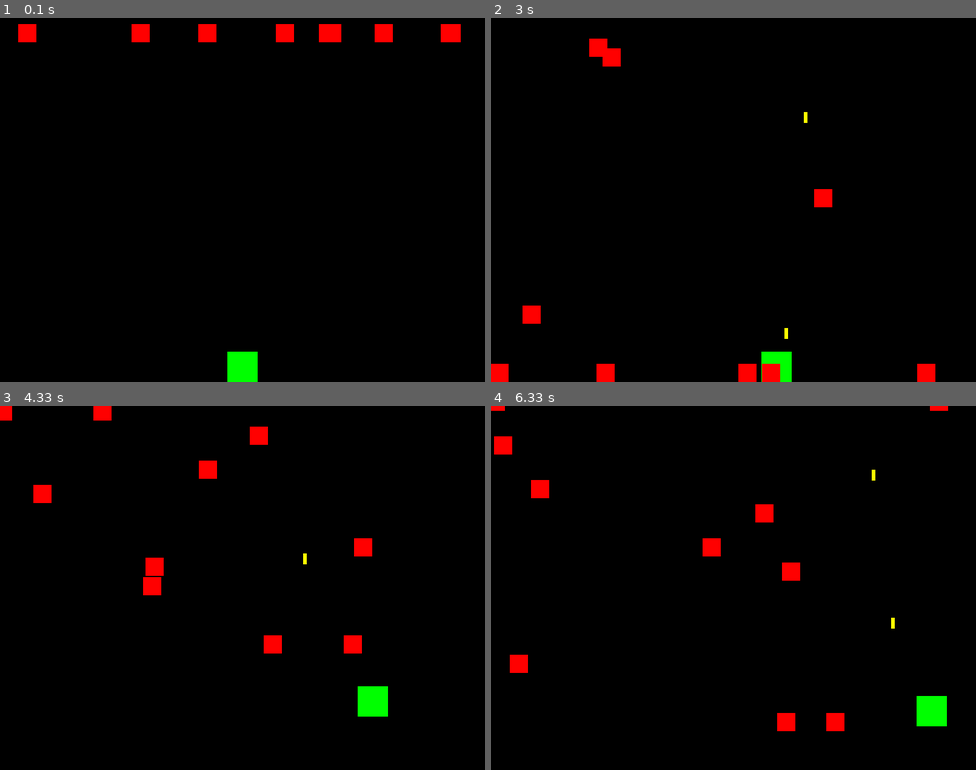
Above: before the commit, frames 1-4 (two rows, left to right).
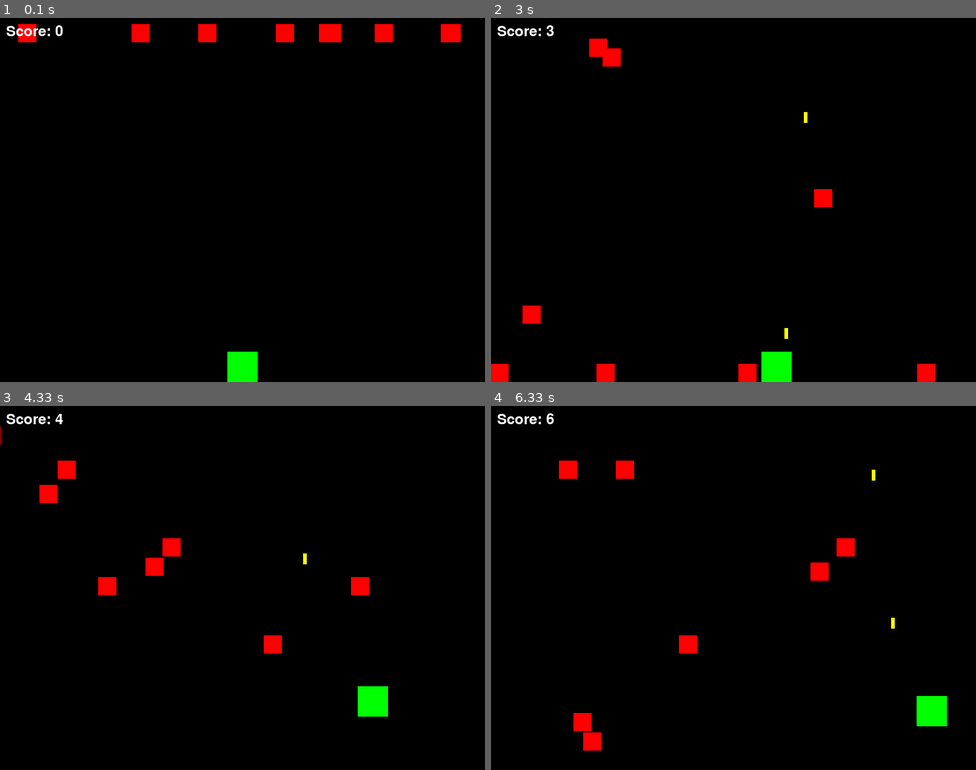
Above: after the commit, the same moments.

Repository: pon50895/pygame-demo
Game: pygame game, started from main.py
The game is run twice, just before and just after one commit, with the same random seed, the same clock (stepped at 60 frames per second) and the same inputs.
Inputs:
- Up to frame 1 (0.1 s): no input
- Up to frame 2 (3 s): tap Space at 0.33, 0.73, 1.03, 1.23, 1.57, 1.87, 2.07, 2.37, 2.63, 2.97 s; hold Right 0.67-1.13 s; hold Up 1.17-1.47 s; hold Right 1.5-1.97 s; hold Left 2-2.53 s; hold Down 2.57-2.87 s; hold Left from 2.9 s (still down)
- Up to frame 3 (4.33 s): tap Space at 3.27, 3.4, 3.8, 4.1 s; release Left at 3.3 s; hold Up 3.33-3.7 s; hold Right from 3.73 s (still down)
- Up to frame 4 (6.33 s): release Right at 4.37 s; hold Down 4.4-4.77 s; tap Space at 4.47, 4.87, 5.17, 5.37, 5.67, 5.87, 6.2 s; hold Left 4.8-5.27 s; hold Right 5.3-5.77 s; hold Up 5.8-6.1 s; hold Right from 6.13 s (still down)

The runs differ from the first frame. In frame 1, 0.2% of the frame differs, in the area x 1-13%, y 2-5%; in frame 2, 0.3%; in frame 3, 2.2%; in frame 4, 3.1%, in the area x 0-95%, y 0-95%.

Commit message:
add score, and TODOs

Diff:
--- a/Player.py
+++ b/Player.py
@@ -40,3 +40,5 @@
     def shoot(self):
         bullet = Bullet(self.rect.centerx, self.rect.top)
         return bullet
+    def loseLife(self):
+        self.lives -= 1
--- a/main.py
+++ b/main.py
@@ -8,6 +8,7 @@
 screen = pygame.display.set_mode((GlobalParams.WIDTH, GlobalParams.HEIGHT))
 pygame.display.set_caption(GlobalParams.GAME_NAME)
 clock = pygame.time.Clock()
+# TODO load images
 score = 0
 
 all_sprites = pygame.sprite.Group()
@@ -21,7 +22,6 @@
     rock = Rock()
     all_sprites.add(rock)
     rockGroup.add(rock)
-
 
 # Game loop
 while True:
@@ -40,19 +40,34 @@
 
     # update game state
     all_sprites.update()
-    collisions = pygame.sprite.groupcollide(rockGroup, bulletGroup, True, True)
+    bullectCollisions = pygame.sprite.groupcollide(rockGroup, bulletGroup, True, True)
     # check for collisions with rocks and increase score
-    if collisions:
-        for collision in collisions:
+    if bullectCollisions:
+        for bullectCollision in bullectCollisions:
             score += 1
             rock = Rock()
             all_sprites.add(rock)
             rockGroup.add(rock)
+
+    # check for collisions with player
+    playerCollisions = pygame.sprite.spritecollide(player, rockGroup, True)
+    if playerCollisions:
+        player.loseLife()
+        if player.lives == 0:
+            # game over
+            # TODO: pygame.quit()
+            pass
 
     # draw game state
     screen.fill(GlobalParams.BLACK)
     # draw all sprites
     all_sprites.draw(screen)
 
+    # display score
+    font = pygame.font.Font(None, 36)
+    score_text = font.render("Score: " + str(score), True, GlobalParams.WHITE)
+    screen.blit(score_text, (10, 10))
+
     # update display
+    pygame.display.flip()
     pygame.display.update()
